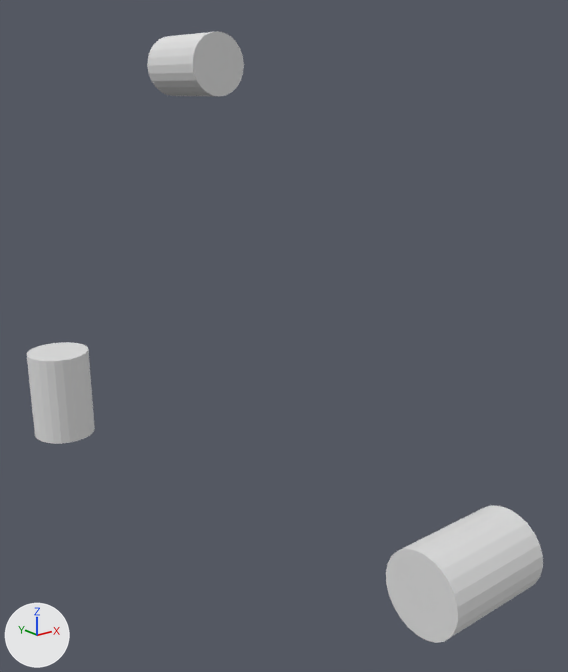
One commit to the Blender file Assets/Wall Components/Blender Files/plumbingFail.blend: the scene before it, then after it.
One viewpoint serves both versions: a 50 mm camera at (-4.39, -11.3, 4.05) aimed at (0.19, -5.57, 1.76). Lighting does not change. The marker at lower left points along +X, +Y and +Z. Both versions are drawn at frame 52 of the action 'PlumbingCenter|Scene'; the numbers are the values there.

The first picture shows 'PlumbingCenter', 'PlumbingLeft', 'PlumbingRight'.
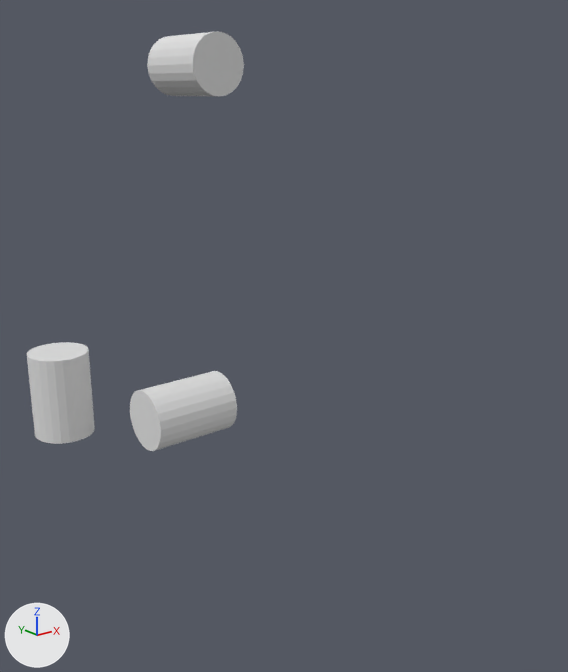
Edits to the bpy script that builds the scene:
```text
Change ob_plumbingcenter:
    ob_plumbingcenter.location: (0.1, -7.98, 0.42) -> (0.1, -3.79, 0.42)
```

Where the change shows, as pixel boxes (x1, y1, x2, y2) in the pictures (568 x 672 px):
'PlumbingCenter', moved
    before: (386, 505, 543, 643)
    after: (130, 371, 237, 451)
